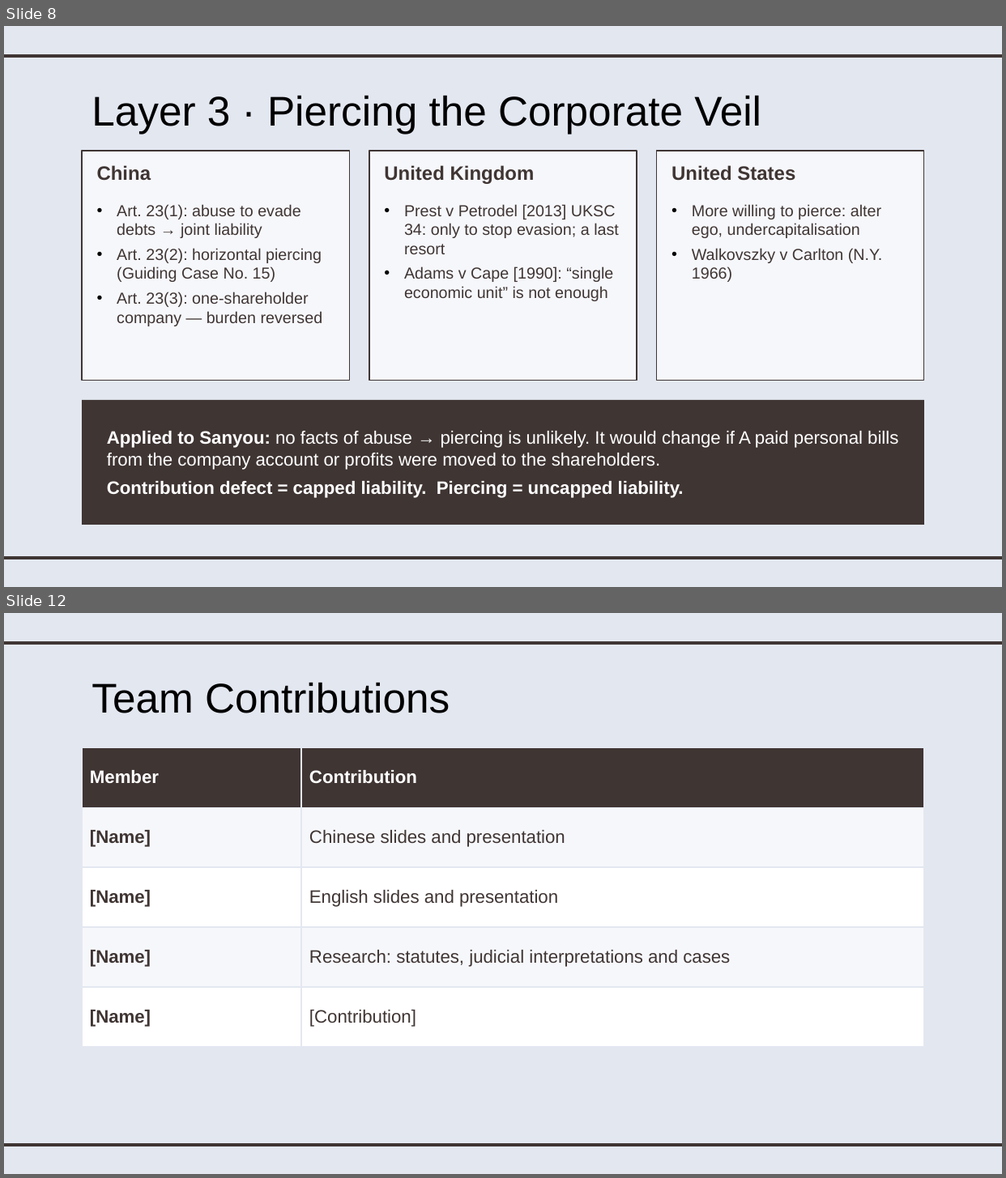
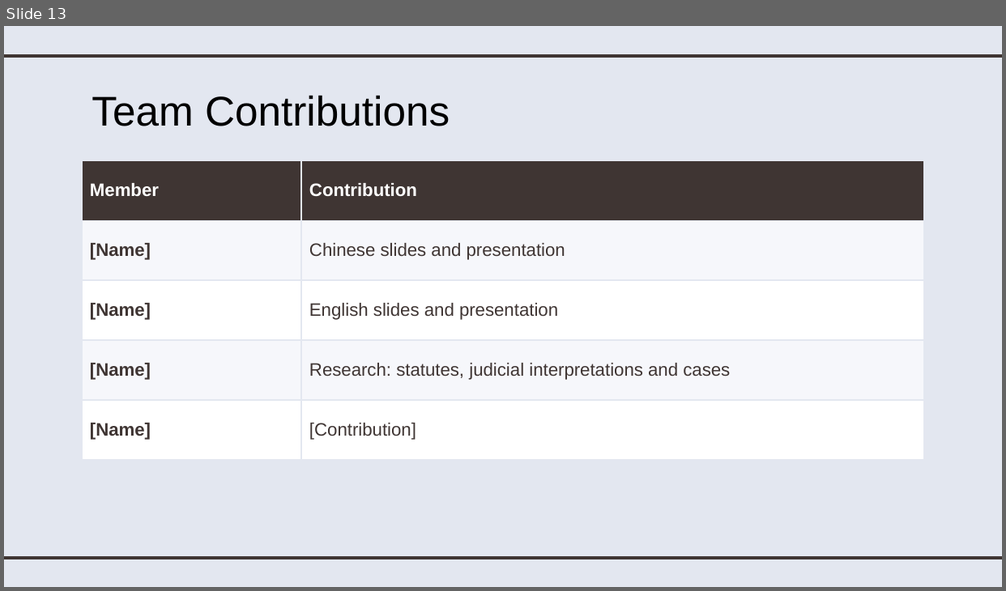
Before and after one commit to joycelynqxq-lab/my-project, a slide deck: 英文部分_English_Part.pptx. Shown one above the other, each under a label of ours: slides 8 and 12 before the commit, slide 13 after it; the slides between them are not shown. The pictures are 1006x1178 and 1006x591 pixels, drawn with LibreOffice and Linux fonts; fonts in the diff are those of the drawing. Boxes give left, top, right and bottom in pixels: in the first picture for what was removed or moved away, otherwise in the second. Text is boxed around its words. In the diff, an @@ line names an element or a change of style, - is before the commit and + after.

```diff
--- a/英文部分_English_Part.pptx
+++ b/英文部分_English_Part.pptx
@@ slide 8 removed at bbox=[4, 26, 1002, 587], background #E3E7F0; not listed: 2 template elements that a slide beside it also shows @@
@@ title removed at bbox=[91, 95, 761, 134] @@
-Layer 3 · Piercing the Corporate Veil
@@ rectangle removed at bbox=[82, 151, 349, 380] @@
@@ text removed at bbox=[97, 165, 151, 181] @@
-China
@@ rectangle removed at bbox=[369, 151, 637, 380] @@
@@ text removed at bbox=[384, 165, 535, 184] @@
-United Kingdom
@@ rectangle removed at bbox=[657, 151, 924, 380] @@
@@ text removed at bbox=[671, 165, 795, 181] @@
-United States
@@ text removed at bbox=[117, 204, 323, 327] @@
-• Art. 23(1): abuse to evade debts → joint liability
-• Art. 23(2): horizontal piercing (Guiding Case No. 15)
-• Art. 23(3): one-shareholder company — burden reversed
@@ text removed at bbox=[404, 204, 619, 301] @@
-• Prest v Petrodel [2013] UKSC 34: only to stop evasion; a last resort
-• Adams v Cape [1990]: “single economic unit” is not enough
@@ text removed at bbox=[692, 204, 882, 282] @@
-• More willing to pierce: alter ego, undercapitalisation
-• Walkovszky v Carlton (N.Y. 1966)
@@ rectangle removed at bbox=[82, 400, 924, 525] @@
@@ text removed at bbox=[107, 431, 898, 498] @@
-Applied to Sanyou: no facts of abuse → piercing is unlikely. It would change if A paid personal bills from the company account or profits were moved to the shareholders.
-Contribution defect = capped liability. Piercing = uncapped liability.
@@ what was slide 12 is now slide 13 @@
```
Also in this commit, not shown: 3 slides changed, 10 slides added, 8 other slides removed, 1 other file.
